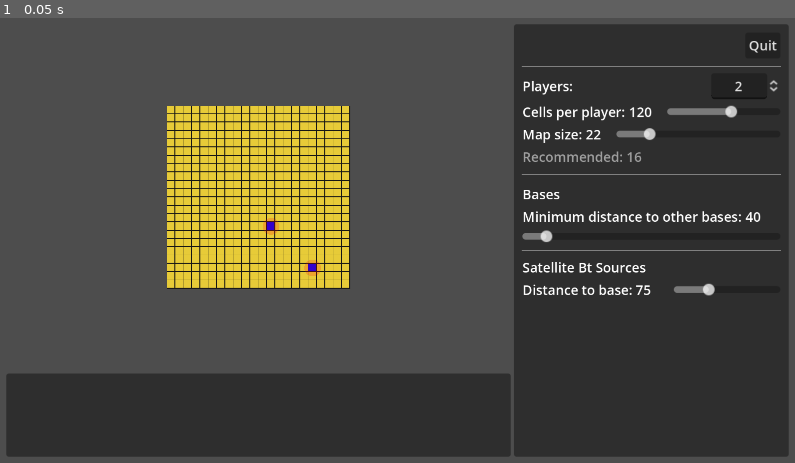
Above: before the commit, frame 1.
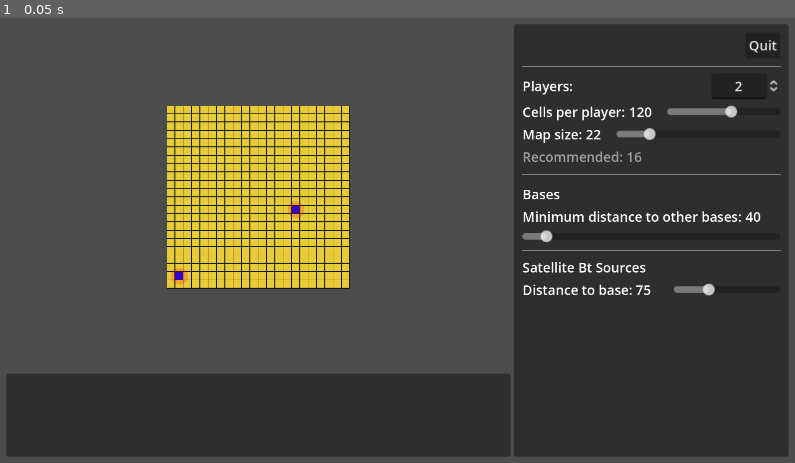
Above: after the commit, the same moment.

Repository: wadcom/kisarra-mapgen
Game: Godot game, scene res://main.tscn
Two runs of this game, one before a commit and one after it. Both use one fixed random seed, a clock stepped at 60 frames per second and the inputs below.
Inputs:
- Up to frame 1 (0.05 s): no input

The runs differ from the first frame. In frame 1, 0.2% of the frame differs, in the area x 21-41%, y 41-60%.

Commit message:
The first cut of picking Bt positions

Diff:
--- a/map_area.gd
+++ b/map_area.gd
@@ -46,6 +46,7 @@
 
 	available.shuffle()
 
+	var base_positions = []
 	for i in params.players_qty:
 		if available.size() == 0:
 			%DiagnosticsText.add_text("No cells available to place a base\n")
@@ -56,6 +57,8 @@
 		var base = base_cell_prefab.instantiate()
 		base.position = p * _globals.PIXELS_PER_CELL_SIDE
 		$Bases.add_child(base)
+
+		base_positions.append(p)
 
 		var exclusion_area = round_area_prefab.instantiate()
 		exclusion_area.position = \
@@ -69,3 +72,34 @@
 				var d = a.distance_to(p) * _globals.CELL_SIDE_KMS
 				return d > params.base_placement.min_dist_to_other_bases
 		)
+
+	var satellite_bt_radius = params.satellite_bt.distance_to_base / _globals.CELL_SIDE_KMS
+	var bt_positions = []
+	for base_pos in base_positions:
+		var available_cxys = {}
+		for a in 360:
+			var p = (
+				Vector2.from_angle(a / 360.0 * TAU) * satellite_bt_radius \
+					+ base_pos + Vector2.ONE / 2.0
+			).floor()
+
+			if p.x < 0 or p.y < 0 or p.x >= params.map_size or p.y >= params.map_size:
+				continue
+
+			var cxy = p.x * 1000 + p.y
+			available_cxys[cxy] = true
+
+		if available_cxys.size() < 1:
+			%DiagnosticsText.add_text(
+				"Nowhere to put satellite Bt source around base at %d,%d\n" % [
+					base_pos.x, base_pos.y
+				]
+			)
+			continue
+
+		var cxys = available_cxys.keys()
+		cxys.shuffle()
+
+		bt_positions.append(Vector2(int(cxys[0] / 1000.0), int(cxys[0]) % 1000))
+
+	print("XXX: ", bt_positions)
